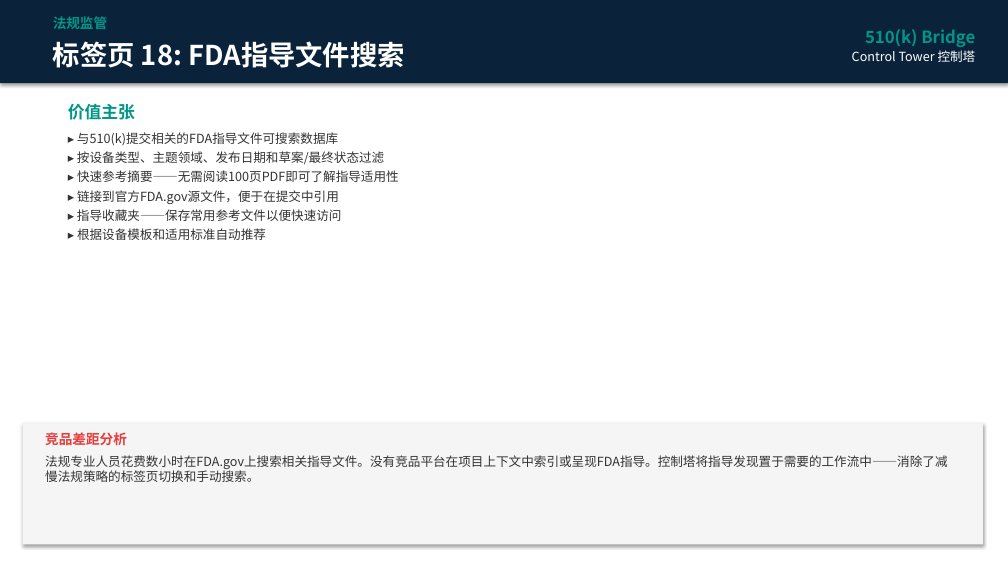
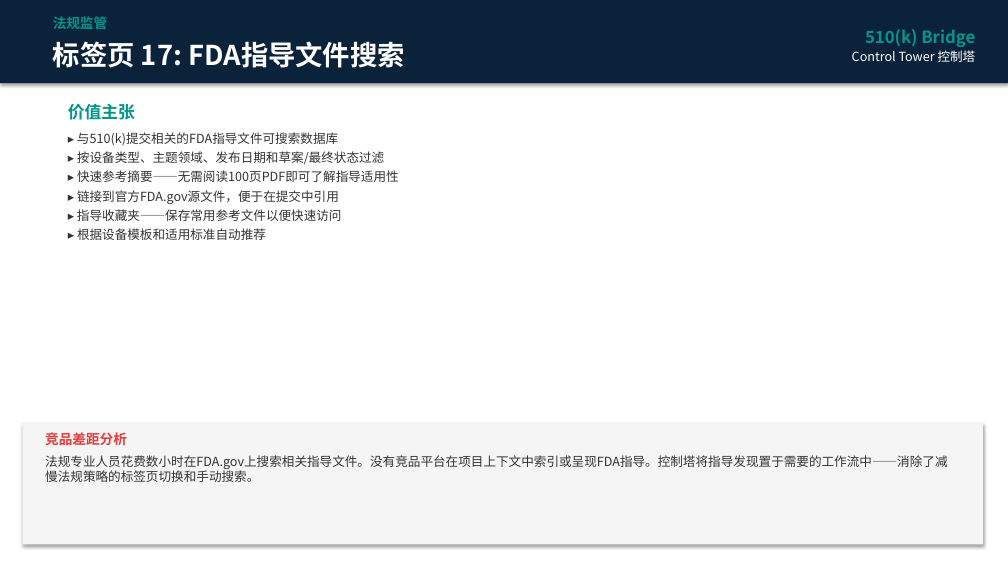
Before and after one commit to londailey6937/arch-medical, a slide deck: slide 20 of Control_Tower_Sales_Deck_CN.pptx (slide 21 before the commit). Drawn at 1008x567 pixels with LibreOffice and Linux fonts; fonts in the diff are those of the drawing. Boxes give left, top, right and bottom in pixels: in the first picture for what was removed or moved away, otherwise in the second. Text is boxed around its words. In the diff, an @@ line names an element or a change of style, - is before the commit and + after.

```diff
--- a/Control_Tower_Sales_Deck_CN.pptx
+++ b/Control_Tower_Sales_Deck_CN.pptx
@@ text at [53, 41, 405, 68]: text changed @@
-标签页 18: FDA指导文件搜索
+标签页 17: FDA指导文件搜索
```
Also in this commit, not shown: 8 other slides changed, 1 slide removed, 4 other files.
